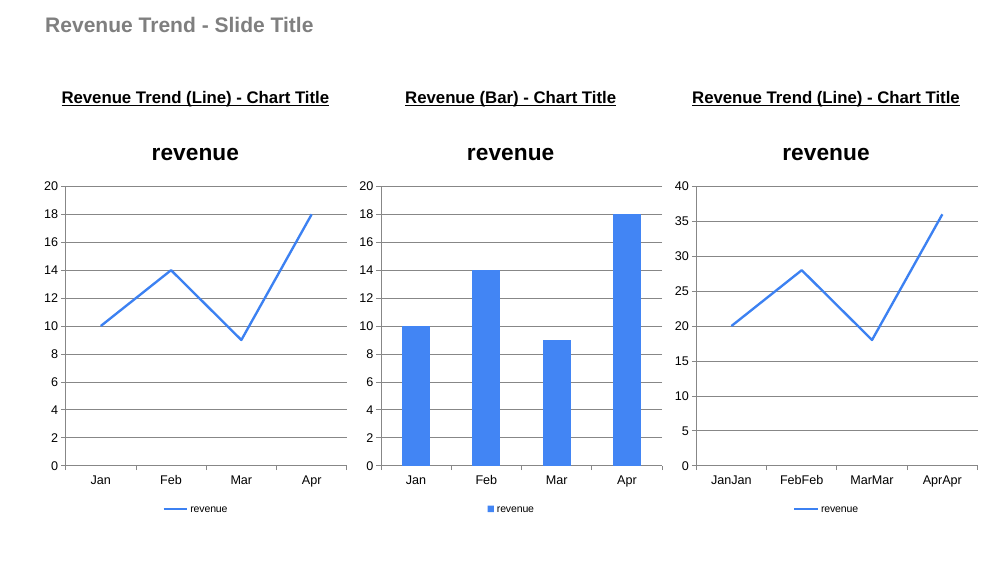
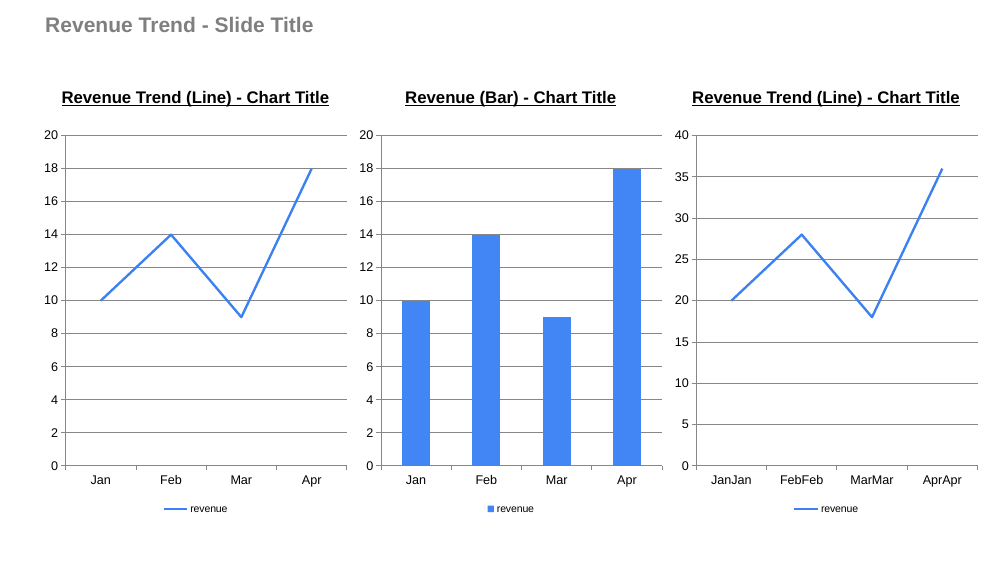
Before and after one commit to josephcobb111/deckbridge, a slide deck: slide 4 of notebooks/demo.pptx. Drawn at 1008x567 pixels with LibreOffice and Linux fonts; fonts in the diff are those of the drawing. Boxes give left, top, right and bottom in pixels: in the first picture for what was removed or moved away, otherwise in the second. Text is boxed around its words. In the diff, an @@ line names an element or a change of style, - is before the commit and + after.

Commit message:
toggle on/off chart titles

```diff
--- a/notebooks/demo.pptx
+++ b/notebooks/demo.pptx
@@ line chart at (x1=38, y1=121, x2=353, y2=518) @@
@@ title "revenue" removed @@
@@ column chart at (x1=353, y1=121, x2=668, y2=518) @@
@@ title "revenue" removed @@
@@ line chart at (x1=668, y1=121, x2=984, y2=518) @@
@@ title "revenue" removed @@
```
Also in this commit, not shown: 2 other slides changed, 5 other files.
